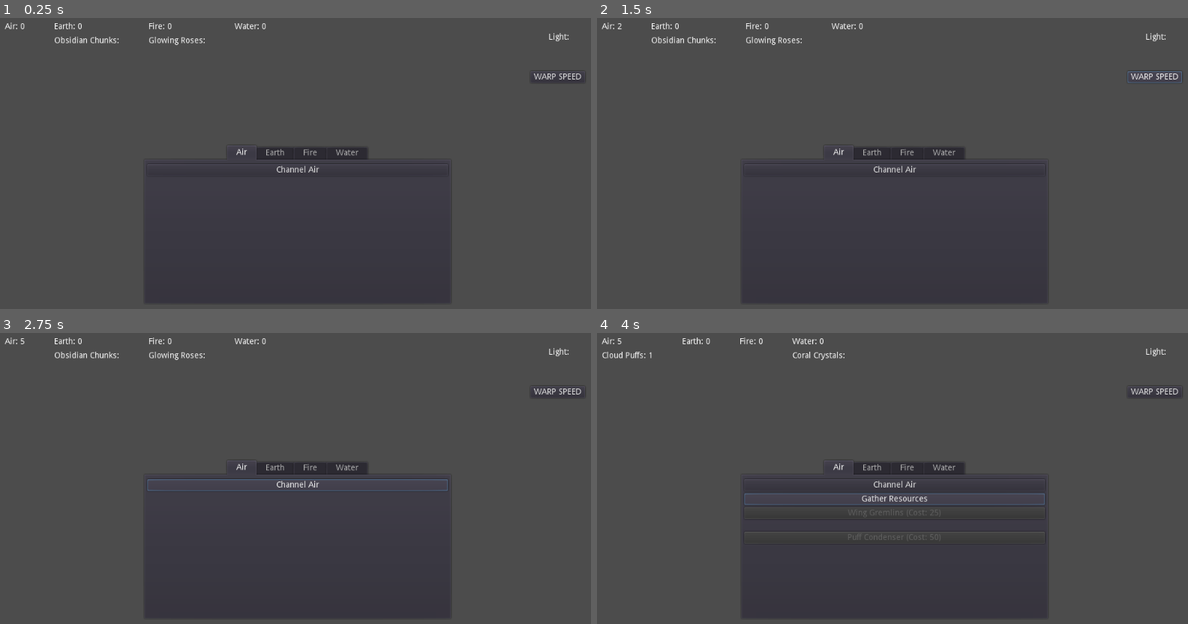
Above: before the commit, frames 1-4 (two rows, left to right).
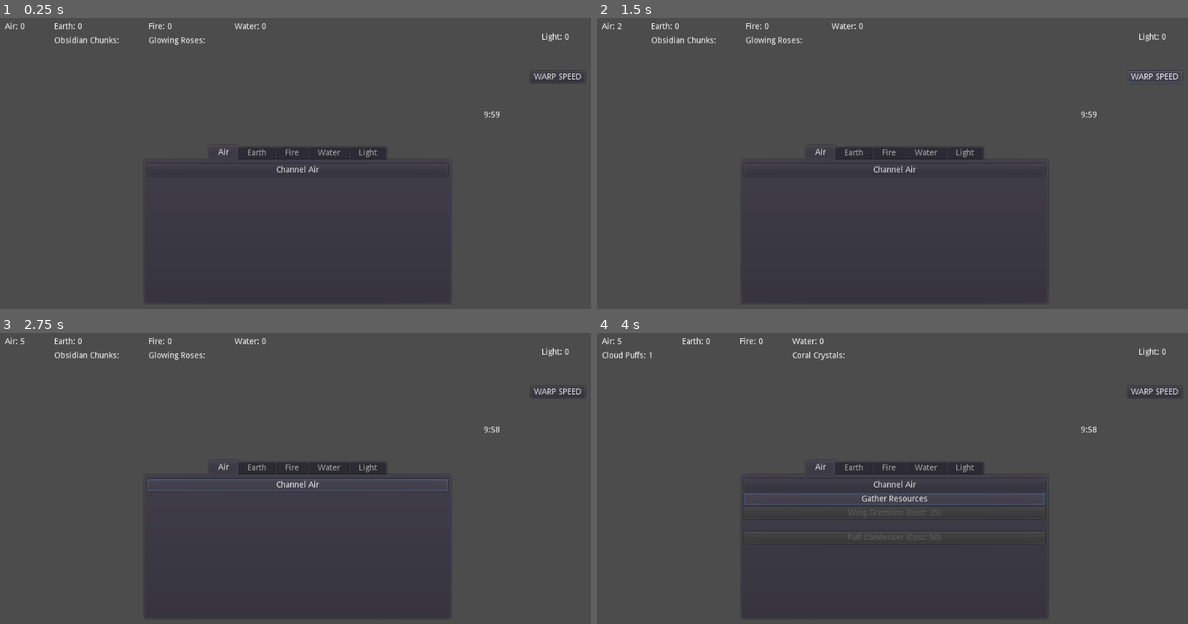
Above: after the commit, the same moments.

Repository: Kevin-Mortimer-19/Spellwarp
Game: Godot game, scene res://Control.tscn
The game is run twice, just before and just after one commit, with the same random seed, the same clock (stepped at 60 frames per second) and the same inputs.
Inputs:
- Up to frame 1 (0.25 s): no input
- Up to frame 2 (1.5 s): click "Channel Air" at 0.5 s; click "WARP SPEED" at 1.25 s
- Up to frame 3 (2.75 s): click "Channel Air" at 2 s
- Up to frame 4 (4 s): click "WARP SPEED" at 2.75 s; click "Gather Resources" at 3.5 s

The runs differ from the first frame. In frame 1, 0.5% of the frame differs, in the area x 36-97%, y 5-49%; in frame 2, 0.5%; in frame 3, 0.5%; in frame 4, 0.5%.

Commit message:
light, timer, and new scene

Diff:
--- a/Control.tscn
+++ b/Control.tscn
@@ -1,8 +1,9 @@
-[gd_scene load_steps=4 format=2]
+[gd_scene load_steps=5 format=2]
 
 [ext_resource path="res://Scripts/BigScript.gd" type="Script" id=1]
 [ext_resource path="res://Scripts/ResourceController.gd" type="Script" id=2]
 [ext_resource path="res://Scripts/PassiveController.gd" type="Script" id=3]
+[ext_resource path="res://Scripts/TimeLimit.gd" type="Script" id=4]
 
 [node name="Control" type="Control"]
 anchor_right = 1.0
@@ -290,7 +291,7 @@
 text = "Gather Resources"
 
 [node name="Passive1" type="Button" parent="TabContainer/Water" groups=[
-"fire",
+"water",
 ]]
 margin_top = 48.0
 margin_right = 513.0
@@ -304,7 +305,7 @@
 align = 1
 
 [node name="Passive2" type="Button" parent="TabContainer/Water" groups=[
-"fire",
+"water",
 ]]
 margin_top = 72.0
 margin_right = 513.0
@@ -317,38 +318,19 @@
 margin_bottom = 14.0
 align = 1
 
-[node name="VBoxContainer" type="VBoxContainer" parent="."]
-editor/display_folded = true
+[node name="Light" type="VBoxContainer" parent="TabContainer"]
 visible = false
 anchor_right = 1.0
 anchor_bottom = 1.0
-margin_left = 25.0
-margin_top = 209.0
-margin_right = -842.0
-margin_bottom = -305.0
-
-[node name="Button1" type="Button" parent="VBoxContainer"]
-margin_right = 157.0
-margin_bottom = 20.0
-text = "Bean"
-
-[node name="Label1" type="Label" parent="VBoxContainer"]
-margin_top = 24.0
-margin_right = 157.0
-margin_bottom = 38.0
-
-[node name="Button2" type="Button" parent="VBoxContainer"]
-margin_top = 42.0
-margin_right = 157.0
-margin_bottom = 62.0
-text = "Bean Farm"
-
-[node name="Label2" type="Label" parent="VBoxContainer"]
-margin_top = 66.0
-margin_right = 157.0
-margin_bottom = 80.0
-
-[node name="Timer1" type="Timer" parent="VBoxContainer"]
+margin_left = 4.0
+margin_top = 32.0
+margin_right = -4.0
+margin_bottom = -4.0
+
+[node name="Button" type="Button" parent="TabContainer/Light"]
+margin_right = 12.0
+margin_bottom = 20.0
+text = "Combine Elements"
 
 [node name="WARP SPEED" type="Button" parent="."]
 margin_left = 917.105
@@ -362,6 +344,15 @@
 
 [node name="PassiveController" type="Node" parent="."]
 script = ExtResource( 3 )
+
+[node name="TimeUntilTheEnd" type="Timer" parent="."]
+script = ExtResource( 4 )
+
+[node name="Display" type="Label" parent="TimeUntilTheEnd"]
+margin_left = 837.0
+margin_top = 191.0
+margin_right = 955.0
+margin_bottom = 257.0
 [connection signal="pressed" from="TabContainer/Air/Button1" to="." method="_on_air_button_pressed"]
 [connection signal="pressed" from="TabContainer/Air/Gather" to="Resource_Controller" method="_on_air_sub_gather_button_pressed"]
 [connection signal="pressed" from="TabContainer/Air/Passive1" to="PassiveController" method="_on_air_passive1_pressed"]
@@ -386,5 +377,5 @@
 [connection signal="timeout" from="TabContainer/Water/Passive1/Timer" to="PassiveController" method="_on_water_passive1_timeout"]
 [connection signal="pressed" from="TabContainer/Water/Passive2" to="PassiveController" method="_on_water_passive2_pressed"]
 [connection signal="timeout" from="TabContainer/Water/Passive2/Timer" to="PassiveController" method="_on_water_passive2_timeout"]
-[connection signal="timeout" from="VBoxContainer/Timer1" to="." method="_on_bean_farmer_timer_timeout"]
+[connection signal="pressed" from="TabContainer/Light/Button" to="." method="_on_light_button_pressed"]
 [connection signal="pressed" from="WARP SPEED" to="." method="_on_warp_button_pressed"]
--- a/Scripts/BigScript.gd
+++ b/Scripts/BigScript.gd
@@ -6,13 +6,16 @@
 onready var earth_label: Label = $Elements/Earth/Count
 onready var fire_label: Label = $Elements/Fire/Count
 onready var water_label: Label = $Elements/Water/Count
+onready var light_label: Label = $LightHBox/LightLabel
 
 onready var Resource_Controller = $Resource_Controller
+onready var Time_Until_End = $TimeUntilTheEnd
 
 var air_count: int = 0
 var earth_count: int = 0
 var fire_count: int = 0
 var water_count: int = 0
+var light_count: int = 0
 
 var air_clicker = 1
 var earth_clicker = 1
@@ -33,12 +36,10 @@
 	earth_label.text = "Earth: %s" % earth_count
 	fire_label.text = "Fire: %s" % fire_count
 	water_label.text = "Water: %s" % water_count
+	light_label.text = "Light: %s" % light_count
 
 func _process(delta):
 	pass
-
-func _on_air_button_pressed():
-	add_element(air_clicker, list.RES.AIR)
 
 func add_element(amount, element):
 	match element:
@@ -54,6 +55,9 @@
 		list.RES.WATER, list.RES.SUBWATER:
 			water_count += amount
 			water_label.text = "Water: %s" % water_count
+		list.RES.LIGHT:
+			light_count += amount
+			light_label.text = "Light: %s" % light_count
 
 func get_element(element):
 	match element:
@@ -77,6 +81,9 @@
 		list.RES.WATER, list.RES.SUBWATER:
 			return water_clicker
 
+func _on_air_button_pressed():
+	add_element(air_clicker, list.RES.AIR)
+
 func _on_earth_button_pressed():
 	add_element(earth_clicker, list.RES.EARTH)
 
@@ -85,6 +92,18 @@
 
 func _on_water_button_pressed():
 	add_element(water_clicker, list.RES.WATER)
+
+func _on_light_button_pressed():
+	combine(1)
+
+func combine(amount):
+	if can_afford_light(amount):
+		for x in range(0,4):
+			add_element(-1 * amount, x)
+		add_element(amount, list.RES.LIGHT)
+
+func can_afford_light(amount):
+	return true if air_count > 0 && earth_count > 0 && fire_count > 0 && water_count > 0 else false
 
 func new_dimension():
 	air_clicker = rng.randi_range(1,5)
@@ -95,5 +114,6 @@
 	Resource_Controller.resources(current_dim.get_resource_1(), current_dim.get_resource_2())
 
 func _on_warp_button_pressed():
+	Time_Until_End.reset()
 	print("Warp!")
 	new_dimension()
--- a/Scripts/PassiveController.gd
+++ b/Scripts/PassiveController.gd
@@ -71,7 +71,7 @@
 	all_passives.append(air_passive_1)
 	all_passives.append(air_passive_2)
 
-	earth_passive_1 = resource_creator.new(25, 10, 10, earth_button_1, earth_timer_1, earth_label_1, "Mine Gremlins", list.RES.SUBEARTH)
+	earth_passive_1 = resource_creator.new(25, 10, 10, earth_button_1, earth_timer_1, earth_label_1, "Crag Gremlins", list.RES.SUBEARTH)
 	earth_passive_2 = resource_creator.new(50, 1, 1, earth_button_2, earth_timer_2, earth_label_2, "Chunk Breaker", list.RES.EARTH)
 	all_passives.append(earth_passive_1)
 	all_passives.append(earth_passive_2)
--- /dev/null
+++ b/Scripts/StoredEnergy.gd
@@ -0,0 +1,14 @@
+class_name Stored_Energy extends Node
+
+var air: int
+var earth: int
+var fire: int
+var water: int
+var light: int
+
+func update(a, e, f, w, l):
+	air = a
+	earth = e
+	fire = f
+	water = w
+	light = l
--- /dev/null
+++ b/Scripts/TimeLimit.gd
@@ -0,0 +1,20 @@
+extends Timer
+
+# Time (in seconds) until the monster appears
+var start_time = 600
+
+onready var Display = $Display
+
+func _ready():
+	wait_time = start_time
+	start()
+
+func _process(delta):
+	var minutes = int(get_time_left()) / 60
+	var seconds = int(get_time_left()) % 60
+	Display.set_text(str(minutes) + ":" + str(seconds))
+
+func reset():
+	stop()
+	wait_time = start_time
+	start()
--- a/project.godot
+++ b/project.godot
@@ -18,10 +18,16 @@
 "class": "ResourceCreator",
 "language": "GDScript",
 "path": "res://Scripts/ResourceCreator.gd"
+}, {
+"base": "Node",
+"class": "Stored_Energy",
+"language": "GDScript",
+"path": "res://Scripts/StoredEnergy.gd"
 } ]
 _global_script_class_icons={
 "Dimension": "",
-"ResourceCreator": ""
+"ResourceCreator": "",
+"Stored_Energy": ""
 }
 
 [application]
@@ -33,6 +39,7 @@
 [autoload]
 
 ResourceList="*res://Scripts/ResourceList.gd"
+StoredEnergy="*res://Scripts/StoredEnergy.gd"
 
 [rendering]
 
